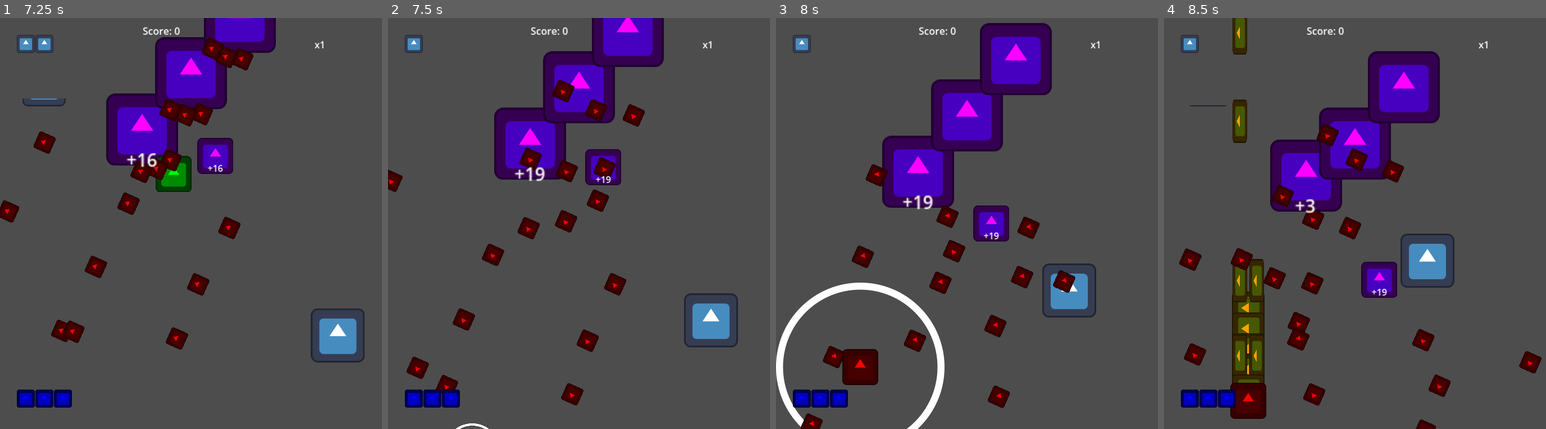
Above: before the commit, frames 1-4 (left to right).
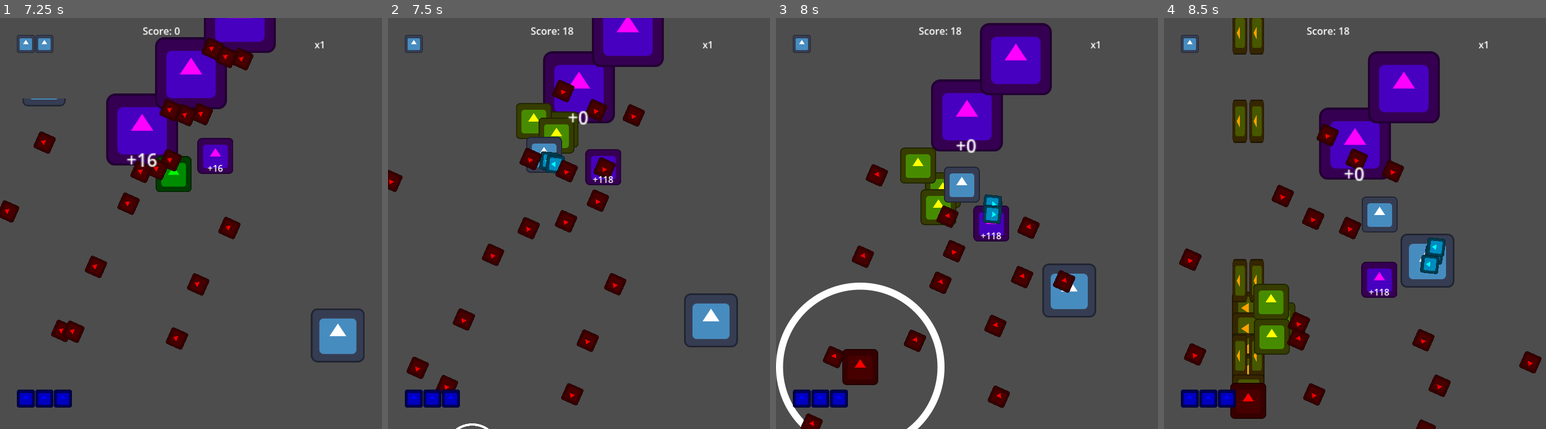
Above: after the commit, the same moments.

Repository: Zeroeth-0/Gatogun
Game: Godot game, scene res://scenes/UI/title_screen.tscn
The game is run twice, just before and just after one commit, with the same random seed, the same clock (stepped at 60 frames per second) and the same inputs. The engine's default icon, where the game draws it, is replaced by a stand-in: a white triangle on a blue panel in a dark square.
Inputs:
- Up to frame 1 (7.25 s): tap Enter (Start) at 0.5, 1.25, 2, 2.85, 5.85 s; hold Right (RIGHT) 0.53-1.28 s; hold Z (A) 0.53-1.28 s; hold Down (DOWN) 1.28-2.03 s; tap X (B) at 1.35, 4.35 s; hold Right (RIGHT) 2.03-2.78 s; hold C (C) 2.03-2.78 s; hold Up (UP) 2.78-3.53 s; hold Z (A) 3.53-4.28 s; hold Left (LEFT) 3.53-5.03 s; hold Down (DOWN) 5.03-5.78 s; hold C (C) 5.03-5.78 s; hold Right (RIGHT) 5.78-6.53 s; hold Up (UP) from 6.53 s (still down); hold Z (A) from 6.53 s (still down)
- Up to frame 2 (7.5 s): release Up (UP) at 7.28 s; release Z (A) at 7.28 s; hold Right (RIGHT) from 7.28 s (still down); tap X (B) at 7.35 s
- Up to frame 3 (8 s): keep holding Right (RIGHT)
- Up to frame 4 (8.5 s): release Right (RIGHT) at 8.03 s; hold Down (DOWN) from 8.03 s (still down); hold C (C) from 8.03 s (still down)

Frame 1 is identical in both runs. In frame 2, 3.5% of the frame differs, in the area x 27-59%, y 2-41%; in frame 3, 4.2%; in frame 4, 6.5%, in the area x 6-74%, y 0-82%.

Commit message:
Game Renamed --> Gatogun

Diff:
--- a/project.godot
+++ b/project.godot
@@ -10,7 +10,7 @@
 
 [application]
 
-config/name="Gatodius"
+config/name="Gatogun"
 run/main_scene="res://scenes/UI/title_screen.tscn"
 config/features=PackedStringArray("4.4", "GL Compatibility")
 run/max_fps=240
--- a/source/enemies/enemy.gd
+++ b/source/enemies/enemy.gd
@@ -85,7 +85,7 @@
 
 	# Pulse damage
 	if pulseMarked and (INPUT.firing or INPUT.fireHold) and !pulseDamaged:
-		health -= 15
+		health -= 50
 		pulseDamaged = true
 
 	match currentStage:
